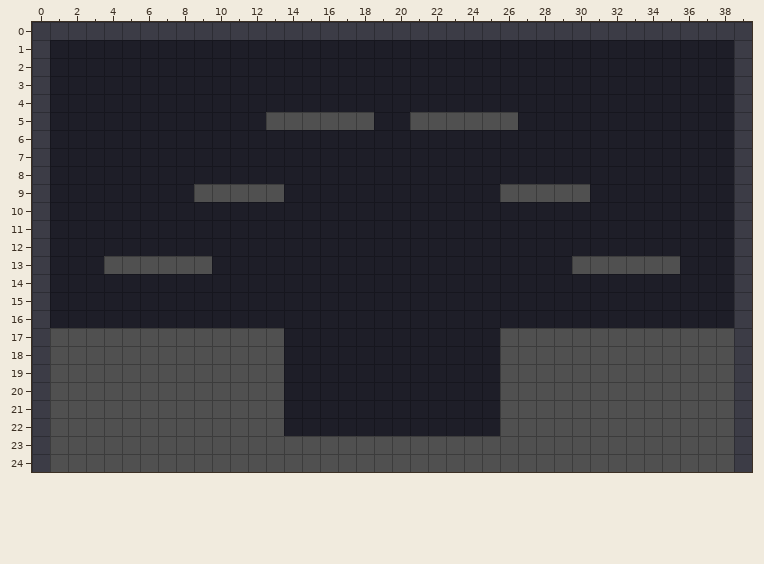
A Tiled map gets an edit: GorelordsBrawler/Content/maps/arena1.tmx. That is the earlier state.
Cells are 32x32 px. Shown: x 0..39, y 0..24.
And afterwards:
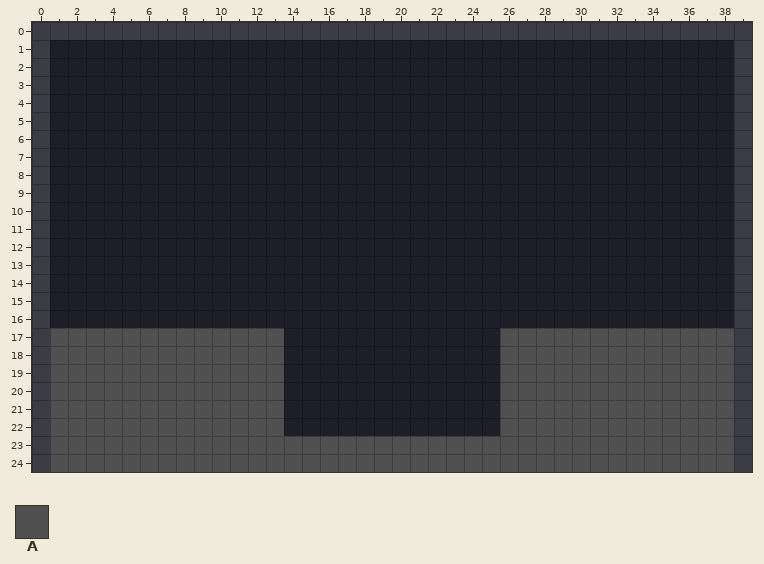
Key: from "arena": A 1.
_ is an empty cell, # one hidden under a higher layer.
From old to new:
Layer "platforms":
y 5: x 13..18 ###### -> ______; x 21..26 ###### -> ______
y 9: x 9..13 ##### -> _____; x 26..30 ##### -> _____
y 13: x 4..9 ###### -> ______; x 30..35 ###### -> ______
Layer "collision":
y 5: x 13..18 AAAAAA -> ______; x 21..26 AAAAAA -> ______
y 9: x 9..13 AAAAA -> _____; x 26..30 AAAAA -> _____
y 13: x 4..9 AAAAAA -> ______; x 30..35 AAAAAA -> ______
Pixel boxes of the changes (left, top, right, bottom) in both pictures:
removed: (266, 112, 374, 130)
removed: (410, 112, 518, 130)
removed: (194, 184, 284, 202)
removed: (500, 184, 590, 202)
removed: (104, 256, 212, 274)
removed: (572, 256, 680, 274)
